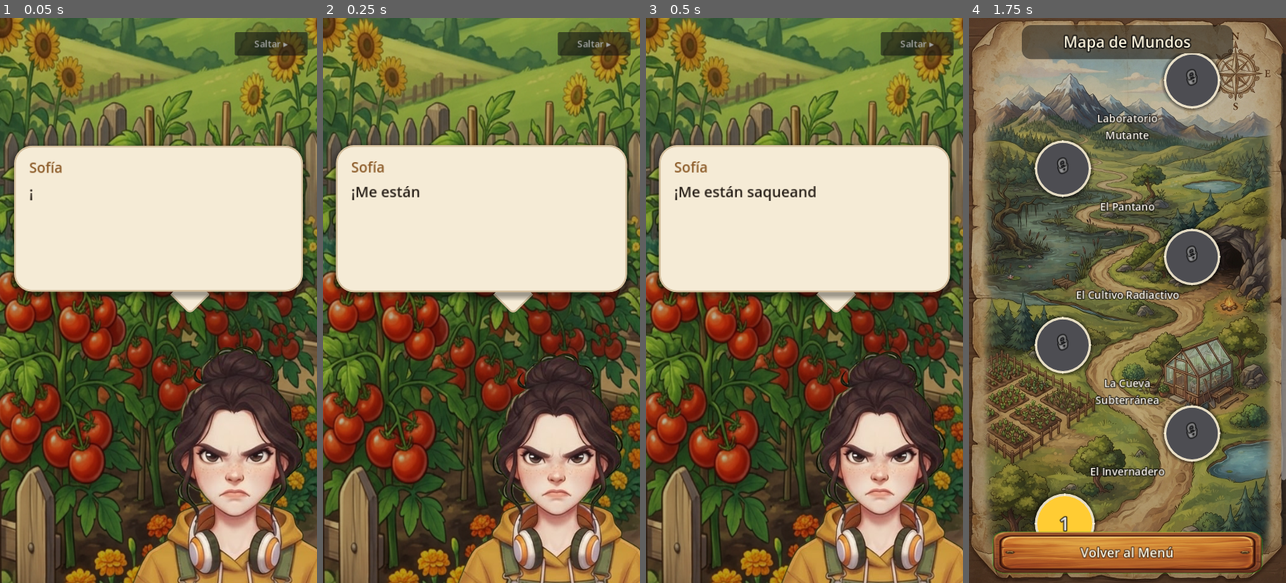
Above: before the commit, frames 1-4 (left to right).
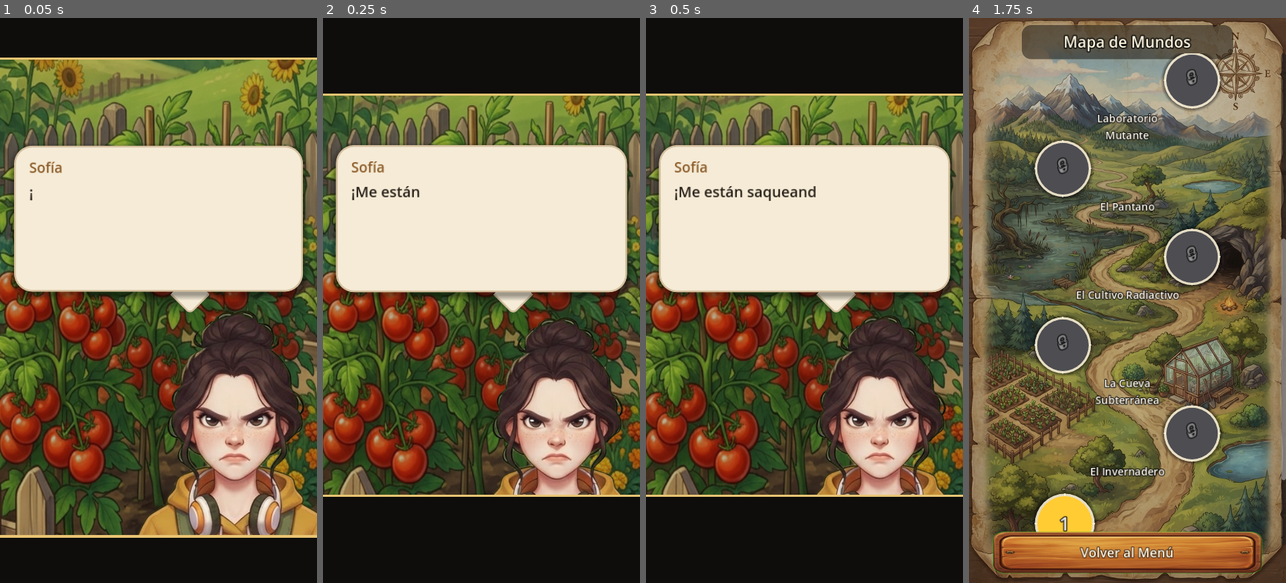
Above: after the commit, the same moments.

Repository: Nitanzw/Mikumemoria
Game: Godot game, scene res://scenes/story/story_intro.tscn
Two runs of this game, one before a commit and one after it. Both use one fixed random seed, a clock stepped at 60 frames per second and the inputs below.
Inputs:
- Up to frame 1 (0.05 s): no input
- Up to frame 2 (0.25 s): no input
- Up to frame 3 (0.5 s): no input
- Up to frame 4 (1.75 s): click "Saltar ▸" at 0.5 s; click "Jugar" at 1.25 s

The runs differ from the first frame. In frame 1, 27% of the frame differs, in the area x 0-100%, y 0-100%; in frame 2, 37%; in frame 3, 37%; in frame 4, nothing differs.

Commit message:
El diálogo encuadrado como viñeta, y el globo que crece con el texto
Reporte del tester con captura: "Sofía está cortada y flotando". Tenía
razón por partida doble: el retrato es un busto que termina en el pecho, y
abajo se lo comía el borde de la pantalla y el panel de vidas del jefe.
Quedaba una figura sin pies apoyada en la nada.

Su propia idea fue la solución. Dos bandas tipo cómic, arriba y abajo, que
aparecen sólo mientras habla. La de abajo tapa justo donde el busto se
termina, así que deja de haber corte y pasa a haber encuadre. La de arriba
cierra la composición y de paso saca de escena el HUD, que durante un
diálogo no hace falta.

Van opacas: la primera versión tenía alfa 0,93 y se veía el HUD por atrás,
no leía como encuadre sino como mancha. Y el retrato subió 61px, porque
con la banda donde estaba el filo caía exactamente sobre el mentón, que es
lo más parecido a un corte que hay; ahora cierra a la altura de los
hombros.

En la misma captura se veía otra cosa: la última línea del globo cortada
por la mitad. El globo era un panel de alto FIJO de 250px y el Label
adentro recortaba lo que sobraba. Con el texto en "normal" casi no se
notaba, pero con "enorme" -que es justamente la opción para quien no ve
bien- la frase más larga del juego perdía dos renglones. La opción de
accesibilidad rompía la accesibilidad.

Ahora se mide con la fuente y el tamaño EFECTIVOS del Label y no con los
de la escena, porque SettingsManager los reescala con un override de tema.
Crece hacia arriba, que es donde hay lugar: el pico se queda abajo
apuntando a Sofía. Verificado con la más larga de las 61 líneas del juego
en tamaño "enorme": entra completa.

Co-Authored-By: Claude Opus 5 <noreply@anthropic.com>
Claude-Session: https://claude.ai/code/session_017CZQGSdpv5Kh1U4gJuW4s1

Diff:
--- a/scenes/ui/dialogue_box.tscn
+++ b/scenes/ui/dialogue_box.tscn
@@ -22,6 +22,16 @@
 content_margin_right = 26
 content_margin_bottom = 20
 
+[sub_resource type="StyleBoxFlat" id="band_top"]
+bg_color = Color(0.055, 0.05, 0.045, 1)
+border_width_bottom = 4
+border_color = Color(0.91, 0.77, 0.45, 1)
+
+[sub_resource type="StyleBoxFlat" id="band_bottom"]
+bg_color = Color(0.055, 0.05, 0.045, 1)
+border_width_top = 4
+border_color = Color(0.91, 0.77, 0.45, 1)
+
 [sub_resource type="StyleBoxFlat" id="tail"]
 bg_color = Color(0.96, 0.92, 0.84, 1)
 border_width_left = 3
@@ -40,8 +50,25 @@
 color = Color(0.03, 0.05, 0.02, 0.28)
 
 [node name="SofiaPortrait" parent="." instance=ExtResource("2")]
-position = Vector2(372, 767)
+position = Vector2(372, 706)
 scale = Vector2(1.02, 1.02)
+
+[node name="BandTop" type="Panel" parent="."]
+anchors_preset = 10
+anchor_right = 1.0
+offset_bottom = 132.0
+mouse_filter = 2
+theme_override_styles/panel = SubResource("band_top")
+
+[node name="BandBottom" type="Panel" parent="."]
+anchors_preset = 12
+anchor_top = 1.0
+anchor_right = 1.0
+anchor_bottom = 1.0
+offset_top = -150.0
+grow_vertical = 0
+mouse_filter = 2
+theme_override_styles/panel = SubResource("band_bottom")
 
 [node name="Tail" type="Panel" parent="."]
 anchors_preset = 0
--- a/scripts/ui/dialogue_box.gd
+++ b/scripts/ui/dialogue_box.gd
@@ -17,12 +17,34 @@
 const BUBBLE_POP := 0.94
 const ARROW_BOB := 5.0
 
+## El globo crece HACIA ARRIBA: el pico se queda abajo, apuntando a
+## Sofía, así que lo que se mueve es el borde de arriba.
+const BUBBLE_BOTTOM := 466.0
+const BUBBLE_MIN_HEIGHT := 250.0
+## No subir más allá de acá, para no comerse la barra del HUD.
+const BUBBLE_TOP_LIMIT := 100.0
+## Márgenes del VBox adentro del globo (ver la escena) más aire para que
+## la última línea no quede debajo de la flechita de continuar.
+const BUBBLE_PAD_X := 52.0
+const BUBBLE_PAD_Y := 40.0
+## Aire de más abajo del texto. Tiene que alcanzar para la flechita de
+## continuar, que va anclada abajo a la derecha y se superpone al área de
+## texto: con poco aire, la última línea le quedaba encima.
+const BUBBLE_SLACK := 42.0
+
+## Bandas tipo cómic. Tapan el corte de abajo de Sofía (el retrato es un
+## busto: termina en el pecho, y sin nada que lo cierre se ve flotando y
+## cortado) y encuadran la escena mientras habla.
+const BAND_FADE := 0.22
+
 @onready var portrait: SofiaPortrait = $SofiaPortrait
 @onready var bubble: Panel = $Bubble
 @onready var tail: Panel = $Tail
 @onready var name_label: Label = $Bubble/VBox/NameLabel
 @onready var text_label: Label = $Bubble/VBox/TextLabel
 @onready var continue_hint: Label = $Bubble/ContinueHint
+@onready var band_top: Panel = $BandTop
+@onready var band_bottom: Panel = $BandBottom
 
 var _arrow_phase: float = 0.0
 var _arrow_base_y: float = 0.0
@@ -35,8 +57,21 @@
 
 func _ready() -> void:
 	continue_hint.visible = false
+	_entrar_bandas()
 	await get_tree().process_frame
 	_arrow_base_y = continue_hint.position.y
+
+## Las bandas entran deslizándose desde afuera. Aparecer de golpe se lee
+## como un glitch; entrar en un cuarto de segundo se lee como que la
+## escena se acomoda para la charla.
+func _entrar_bandas() -> void:
+	for banda: Panel in [band_top, band_bottom]:
+		var destino := banda.position.y
+		var desde := -banda.size.y if banda == band_top else destino + banda.size.y
+		banda.position.y = desde
+		var tween := create_tween()
+		tween.tween_property(banda, "position:y", destino, BAND_FADE) \
+			.set_trans(Tween.TRANS_CUBIC).set_ease(Tween.EASE_OUT)
 
 func show_dialogue(lines: Array) -> void:
 	_lines = lines
@@ -96,7 +131,39 @@
 	portrait.set_talking(true)
 	continue_hint.visible = false
 	text_label.text = ""
+	_ajustar_globo()
 	_pop_bubble()
+
+## Estira el globo para que entre TODO el texto de la línea.
+##
+## Era un panel de alto fijo (250px) y el Label adentro simplemente
+## recortaba lo que sobraba: con una línea larga, o con el tamaño de
+## texto en "grande", la última frase quedaba cortada por la mitad y no
+## había forma de leerla.
+##
+## Se mide con la fuente y el tamaño EFECTIVOS del Label, no con los de
+## la escena: SettingsManager reescala los Label con un override de tema,
+## así que el tamaño real depende del ajuste que eligió el jugador.
+func _ajustar_globo() -> void:
+	var ancho: float = get_viewport().get_visible_rect().size.x - 44.0 - BUBBLE_PAD_X
+	var alto := BUBBLE_PAD_Y + BUBBLE_SLACK
+	for etiqueta: Label in [name_label, text_label]:
+		var fuente := etiqueta.get_theme_font("font")
+		var tam := etiqueta.get_theme_font_size("font_size")
+		if fuente == null:
+			continue
+		var texto: String = _full_text if etiqueta == text_label else etiqueta.text
+		alto += fuente.get_multiline_string_size(
+			texto, HORIZONTAL_ALIGNMENT_LEFT, ancho, tam).y
+	# La separación del VBox entre las dos etiquetas.
+	alto += 6.0
+
+	var arriba: float = maxf(BUBBLE_BOTTOM - maxf(alto, BUBBLE_MIN_HEIGHT), BUBBLE_TOP_LIMIT)
+	bubble.offset_top = arriba
+	bubble.offset_bottom = BUBBLE_BOTTOM
+	# El pivote del rebote va al centro del globo nuevo, si no el pop lo
+	# escala desde un punto que ya no le corresponde y se ve descentrado.
+	bubble.pivot_offset = Vector2(bubble.size.x * 0.5, (BUBBLE_BOTTOM - arriba) * 0.5)
 
 ## El globo entra con un rebote corto en cada línea. Sin esto el texto
 ## cambia solo y no se nota que arrancó una frase nueva.
Not shown, changed: export_presets.cfg
Not shown: 1 places in scenes/ui/dialogue_box.tscn that only renumber resources
Not shown, changed: README.md
Not shown, changed: dist/el_huerto_de_sofia.apk
